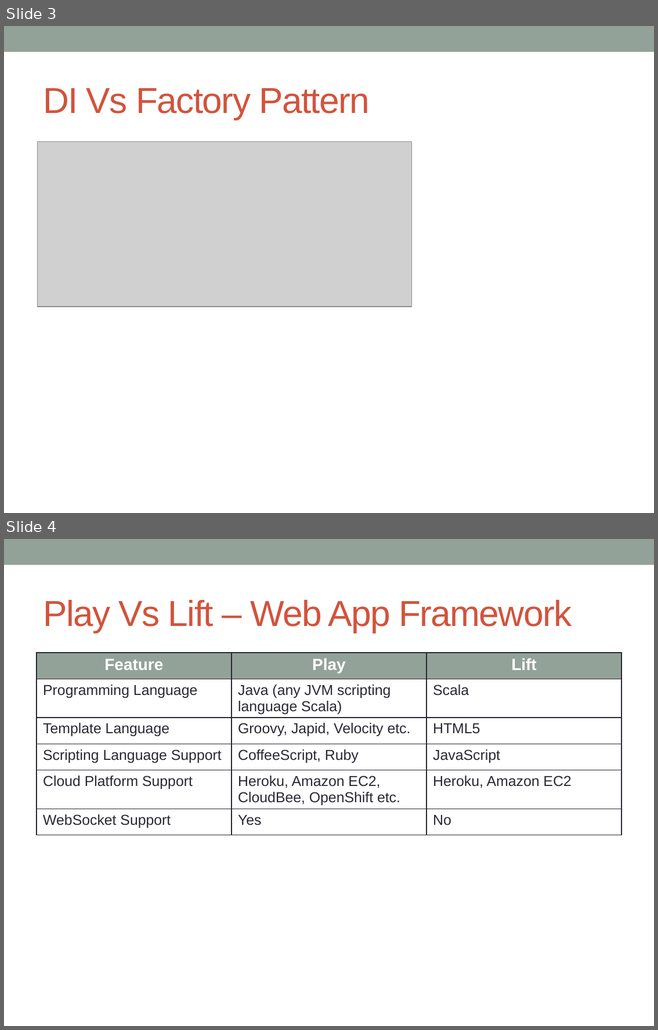
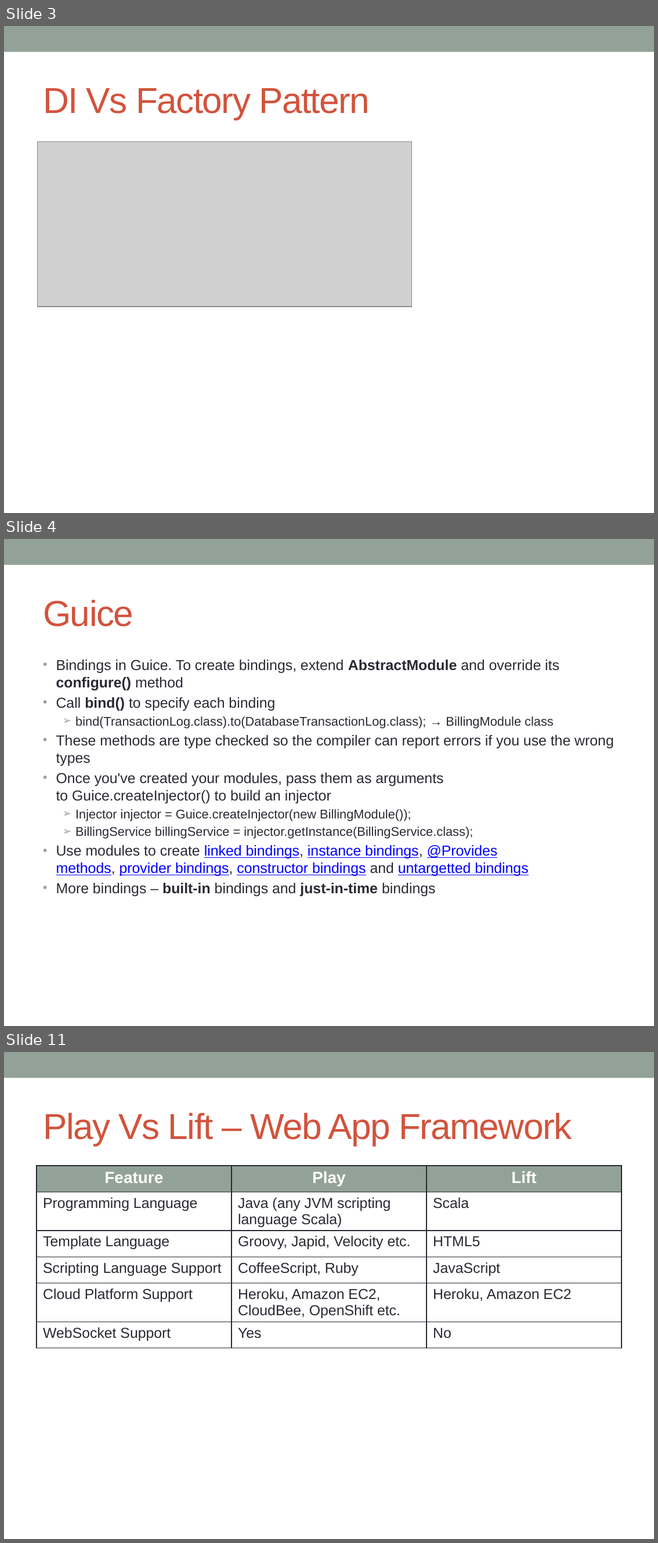
Before and after one commit to notionquest/ProjectDocumentation, a slide deck: Frameworks.pptx. Shown one above the other, each under a label of ours: slides 3 and 4 before the commit, slides 3, 4 and 11 after it; the slides between them are not shown. The pictures are 658x1030 and 658x1543 pixels, drawn with LibreOffice and Linux fonts; fonts in the diff are those of the drawing; grey boxes stand for pictures. Boxes give left, top, right and bottom in pixels: in the first picture for what was removed or moved away, otherwise in the second. Text is boxed around its words. In the diff, an @@ line names an element or a change of style, - is before the commit and + after.

```diff
--- a/Frameworks.pptx
+++ b/Frameworks.pptx
@@ slide 4 added at (4,539,654,1026), background #FFFFFF; not listed: 1 template element that a slide beside it also shows @@
@@ title added at (43,600,133,627), 40 pt, text #D2533C @@
+Guice
@@ text added at (56,660,614,896), 16 pt, text #292934 @@
+• Bindings in Guice. To create bindings, extend AbstractModule and override its configure() method
+• Call bind() to specify each binding
+  ➢ bind(TransactionLog.class).to(DatabaseTransactionLog.class); → BillingModule class
+• These methods are type checked so the compiler can report errors if you use the wrong types
+• Once you've created your modules, pass them as arguments to Guice.createInjector() to build an injector
+  ➢ Injector injector = Guice.createInjector(new BillingModule());
+  ➢ BillingService billingService = injector.getInstance(BillingService.class);
+• Use modules to create linked bindings, instance bindings, @Provides methods, provider bindings, constructor bindings and untargetted bindings
+• More bindings – built-in bindings and just-in-time bindings
@@ what was slide 4 is now slide 11 @@
```
Also in this commit, not shown: 2 slides changed, 6 other slides added, 5 other files.
